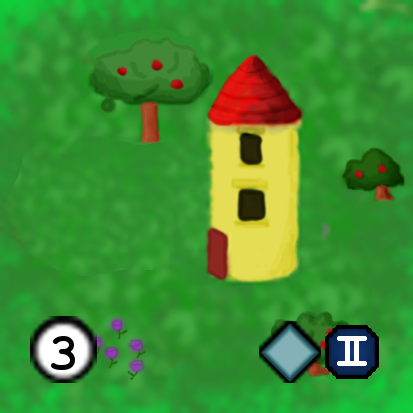
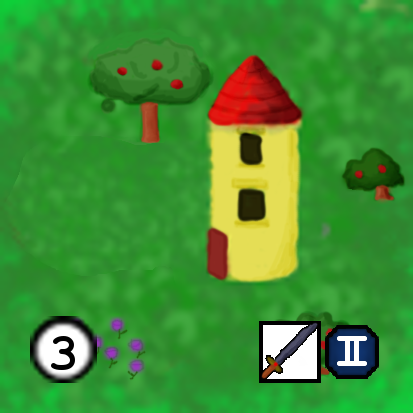
Layered file, before and after one edit (413×413). Changes by layer:
added layer "Icono T2 Soldado.png" above "Icono Guardian 2.png" over <box>259,321,321,383</box>
